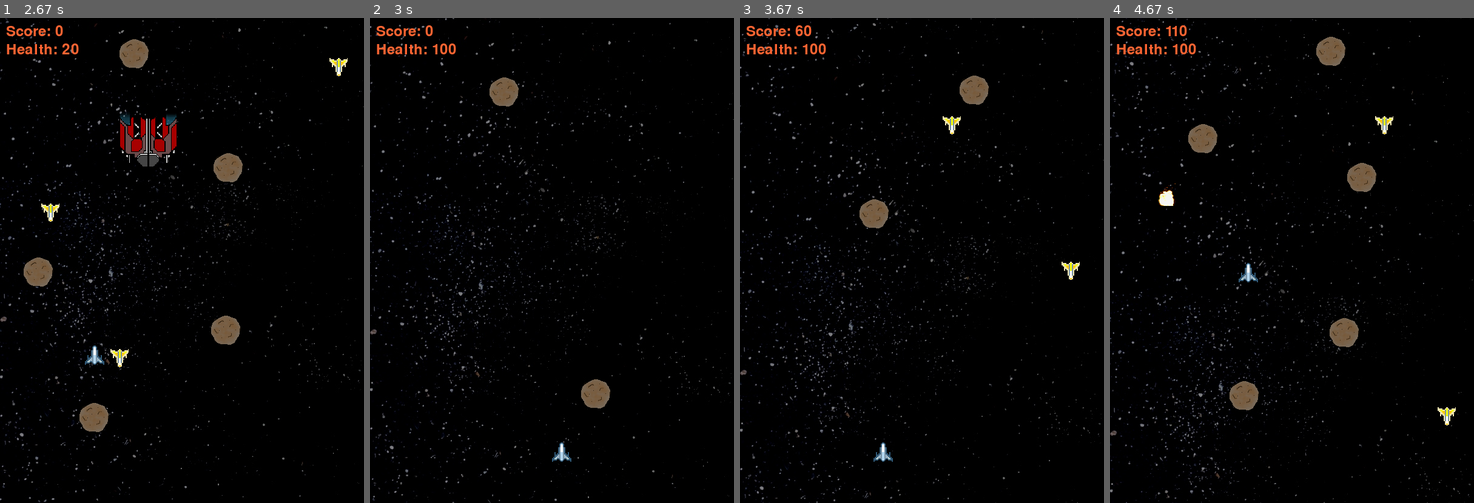
Above: before the commit, frames 1-4 (left to right).
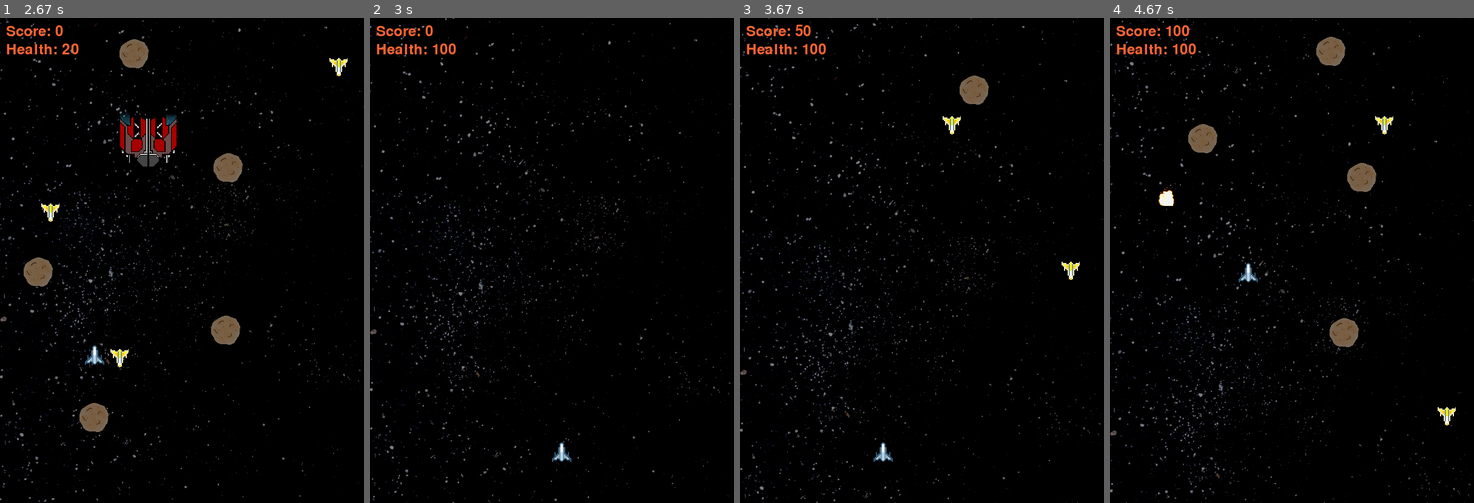
Above: after the commit, the same moments.

Repository: SteveHutchison/GroupPygame
Game: pygame game, started from Main.py
Two runs of this game, one before a commit and one after it. Both use one fixed random seed, a clock stepped at 60 frames per second and the inputs below.
Inputs:
- Up to frame 1 (2.67 s): tap Space at 0.33 s; hold Right 0.67-1.13 s; hold Up 1.17-1.47 s; hold Left 2-2.53 s; hold Down from 2.57 s (still down)
- Up to frame 2 (3 s): release Down at 2.87 s; tap R at 2.9 s
- Up to frame 3 (3.67 s): tap Space at 3.23, 3.63 s; hold Left from 3.57 s (still down)
- Up to frame 4 (4.67 s): tap Space at 3.93, 4.07, 4.47 s; release Left at 3.97 s; hold Up 4-4.37 s; hold Right from 4.4 s (still down)

Frame 1 is identical in both runs. In frame 2, 0.8% of the frame differs, in the area x 32-67%, y 12-81%; in frame 3, 0.4%; in frame 4, 0.5%.

Commit message:
created fighter class with sounds

Diff:
--- a/Main.py
+++ b/Main.py
@@ -91,7 +91,7 @@
 
 	fontRenderer = FontRenderer()
 	asteroids    = AsteroidFactory("M:/groupPy/img/Rock.png")
-	fighters     = FighterFactory("img/enemy_1.png", "img/explosion_tiles.bmp", "audio\explosion.ogg")
+	fighters     = FighterFactory("img/enemy_1.png", "img/explosion_tiles.bmp", "audio\explosion_1.wav")
 
 	while gameRunning == True:
 		# start music loop
--- a/asteroidFactory.py
+++ b/asteroidFactory.py
@@ -76,4 +76,4 @@
 	def remove_all(self):
 		for a in self.asteroids:
 			self.asteroids.remove(a)
-		asteroids = []
+		self.asteroids = []
--- a/fighterFactory.py
+++ b/fighterFactory.py
@@ -47,6 +47,7 @@
 						self.fighters.remove(f)
 						bullets.remove(i)
 						fightersDestoryed += 1
+						self.deathSound.play()
 		# add up the amount of fighters destroyed and modify the score
 		return (self.reward * fightersDestoryed)
 
Not shown, added: audio/explosion_1.wav
Not shown, added: audio/ping_1.wav
Not shown, added: audio/shoop_1.wav
